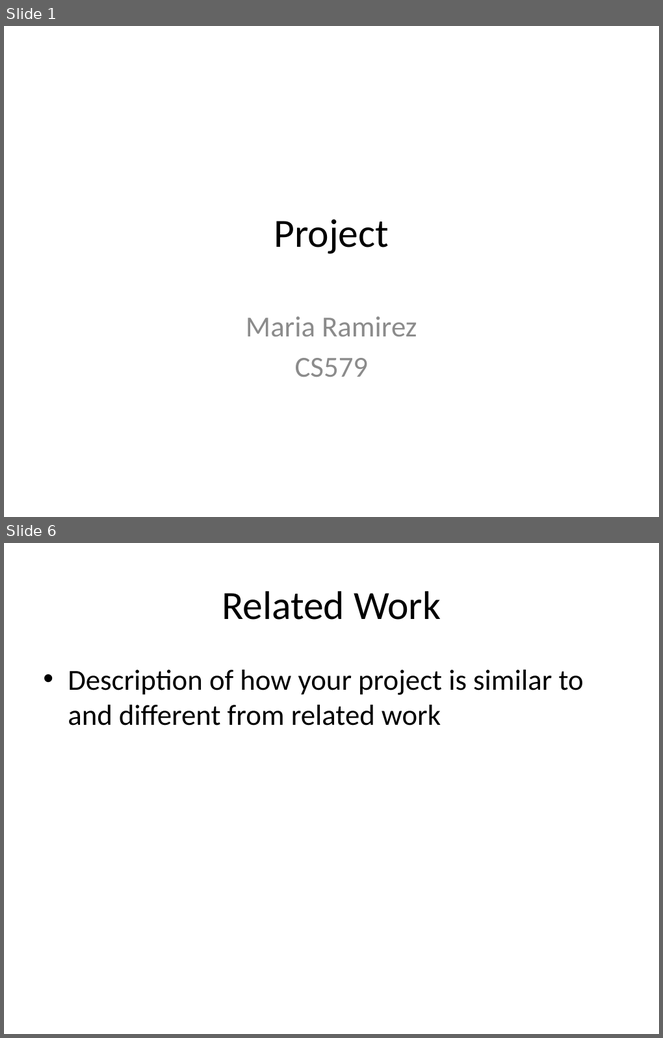
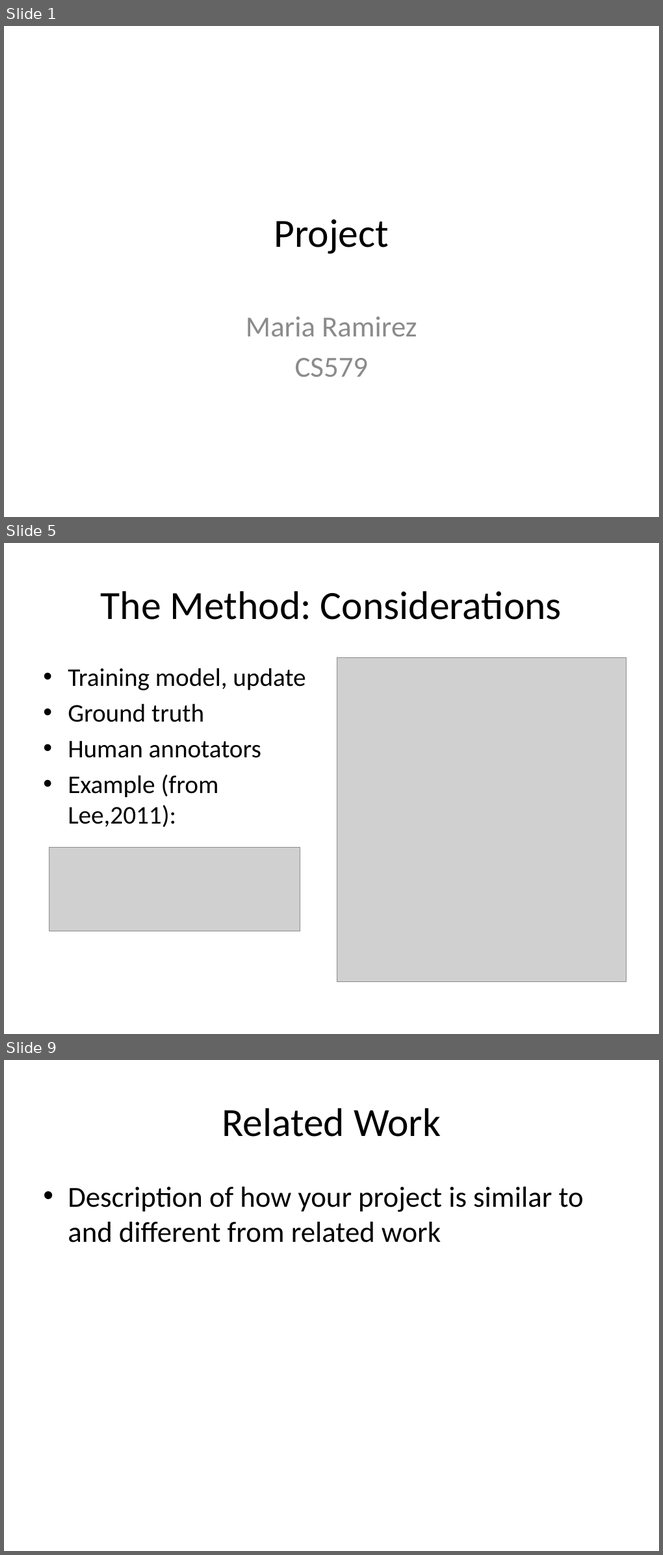
Before and after one commit to mramire8/osna, a slide deck: presentations/proposal.pptx. Shown one above the other, each under a label of ours: slides 1 and 6 before the commit, slides 1, 5 and 9 after it; the slides between them are not shown. The pictures are 663x1038 and 663x1555 pixels, drawn with LibreOffice and Linux fonts; fonts in the diff are those of the drawing; grey boxes stand for pictures. Boxes give left, top, right and bottom in pixels: in the first picture for what was removed or moved away, otherwise in the second. Text is boxed around its words. In the diff, an @@ line names an element or a change of style, - is before the commit and + after.

```diff
--- a/presentations/proposal.pptx
+++ b/presentations/proposal.pptx
@@ slide 5 added at bbox=[4, 543, 659, 1034], background #FFFFFF @@
@@ title added at bbox=[101, 591, 562, 620], 44 pt, text #000000 @@
+The Method: Considerations
@@ picture added at bbox=[337, 657, 627, 982] @@
@@ text added at bbox=[68, 668, 306, 828], 28 pt, text #000000 @@
+• Training model, update
+• Ground truth
+• Human annotators
+• Example (from Lee,2011):
@@ picture added at bbox=[50, 848, 300, 932] @@
@@ what was slide 6 is now slide 9 @@
```
Also in this commit, not shown: 2 slides changed, 6 other slides added, 3 slides removed, 1 other file.
